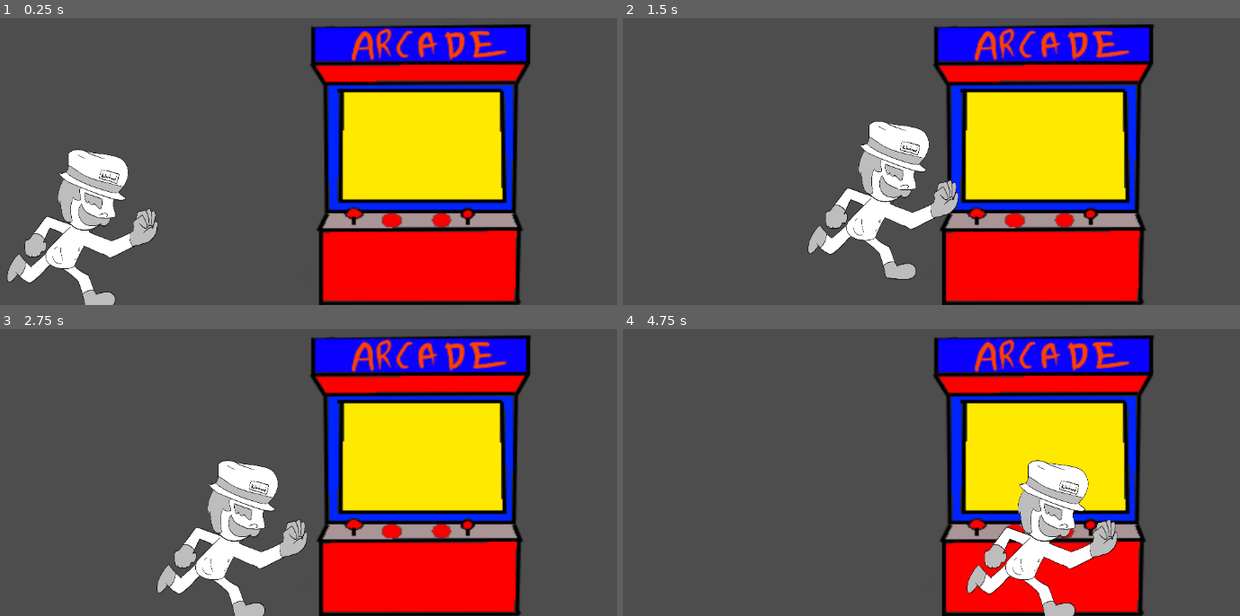
Above: before the commit, frames 1-4 (two rows, left to right).
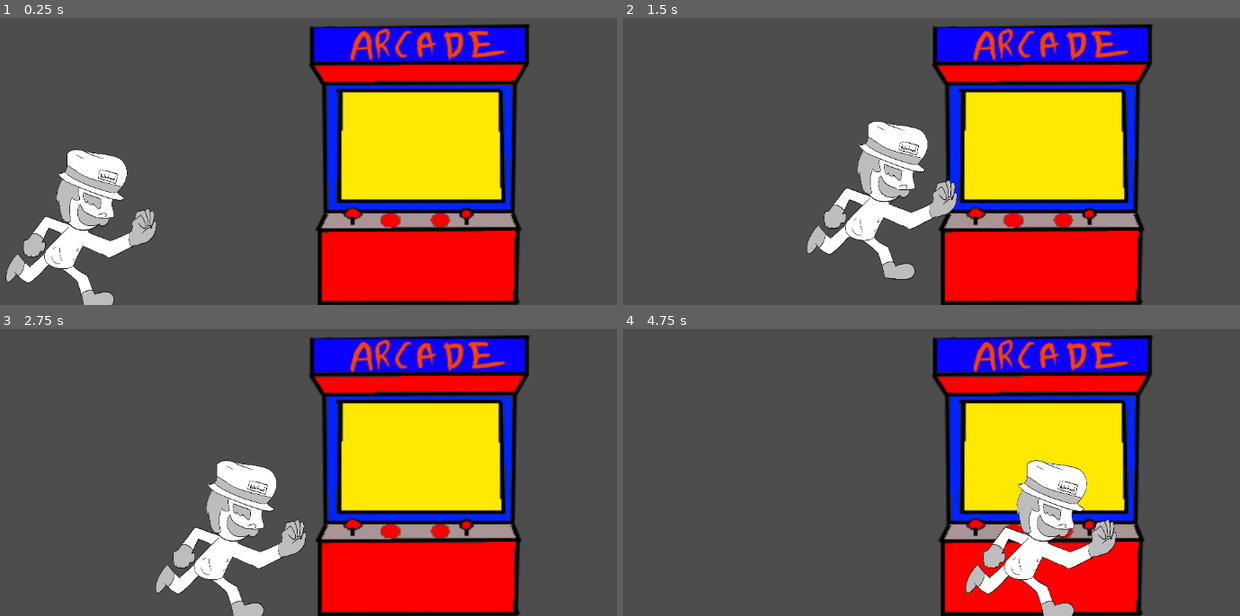
Above: after the commit, the same moments.

Repository: Eevee-17/Hackathon-Game
Game: Godot game, scene res://game_scenes/game_2.tscn
The game is run twice, just before and just after one commit, with the same random seed, the same clock (stepped at 60 frames per second) and the same inputs. This scene is started directly instead of the project's main scene.
Inputs:
- Up to frame 1 (0.25 s): no input
- Up to frame 2 (1.5 s): tap Enter (ui_accept) at 0.5, 0.77 s; hold Right (arrow_right) from 0.53 s (still down); tap Space (space) at 0.6, 1.35 s
- Up to frame 3 (2.75 s): tap Enter (ui_accept) at 1.52 s; release Right (arrow_right) at 2.03 s; hold Left (arrow_left) from 2.03 s (still down); tap Space (space) at 2.1 s
- Up to frame 4 (4.75 s): release Left (arrow_left) at 2.78 s; hold Right (arrow_right) 2.78-4.28 s; tap Space (space) at 2.85, 3.6, 4.35 s; tap Enter (ui_accept) at 3.02, 3.77, 4.52 s; hold Left (arrow_left) from 4.28 s (still down)

The runs differ from the first frame. In frame 1, 4.7% of the frame differs, in the area x 0-87%, y 2-100%; in frame 2, 4.6%; in frame 3, 4.7%; in frame 4, 4.8%, in the area x 50-87%, y 2-100%.

Commit message:
small changes

Diff:
--- a/game_scenes/game_2.tscn
+++ b/game_scenes/game_2.tscn
@@ -15,6 +15,7 @@
 height = 270.0
 
 [node name="game2" type="Node2D"]
+position = Vector2(-2, 0)
 
 [node name="GameBackground" type="Sprite2D" parent="."]
 position = Vector2(852, 417)
Binary file added: City Background from Gmail.png
Not shown, added: City Background from Gmail.png.import
